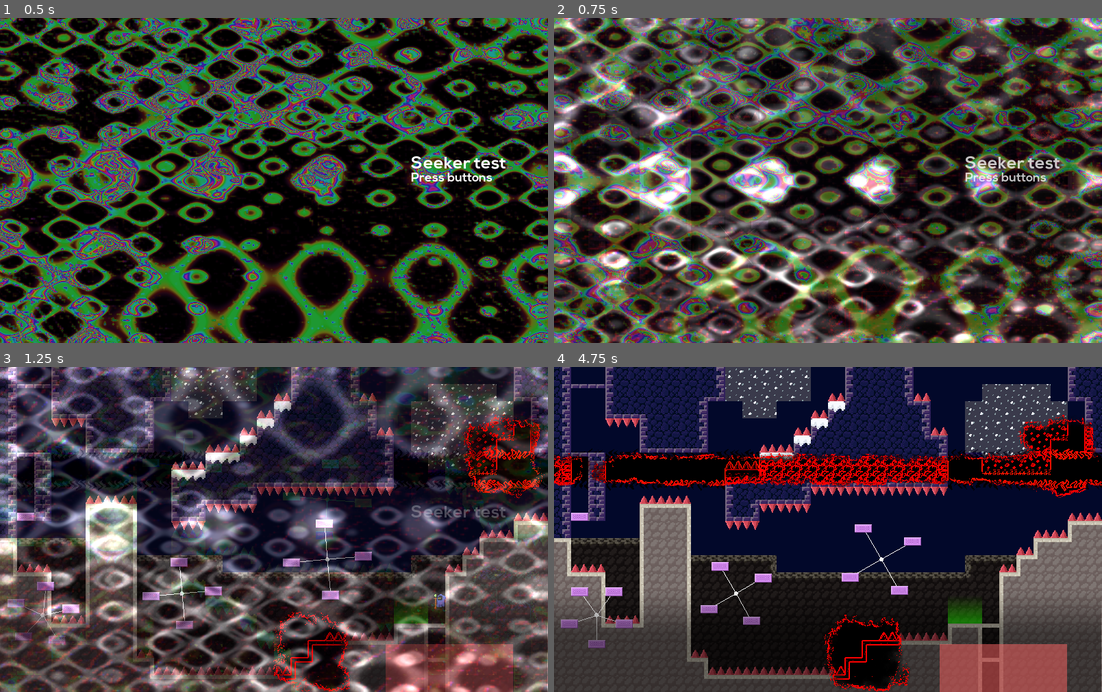
Above: before the commit, frames 1-4 (two rows, left to right).
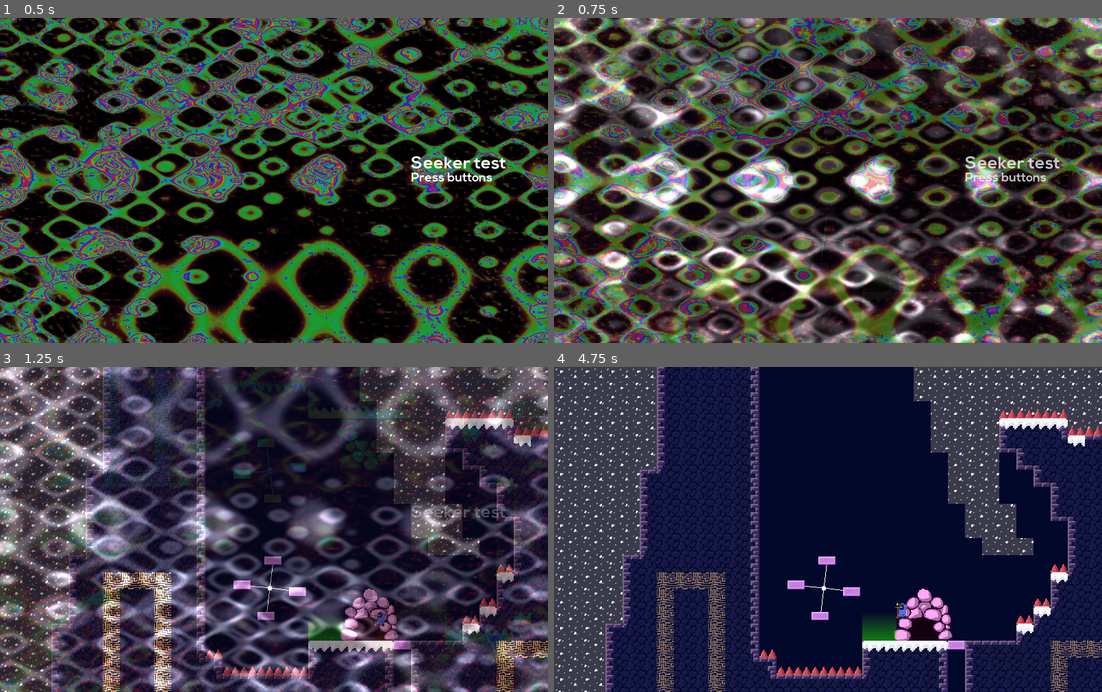
Above: after the commit, the same moments.

Repository: Synthasmagoria/Project-Seeker
Game: Godot game, scene res://ui/menu/menu.tscn
Same seed, same stepped clock (60 frames per second), same inputs: the game is played once before the commit and once after it.
Inputs (mouse positions are in pixels of both pictures, inside the frame that each line leads up to):
- Up to frame 1 (0.5 s): no input
- Up to frame 2 (0.75 s): tap Enter (ui_accept) at 0.5 s; move the mouse to (948, 164) at 0.52 s; hold Right (right) from 0.53 s (still down); tap Z (attack) at 0.6 s
- Up to frame 3 (1.25 s): keep holding Right (right); tap Shift (jump) at 0.77 s
- Up to frame 4 (4.75 s): move the mouse to (718, 545) at 1.27 s; release Right (right) at 1.28 s; hold Down (down) 1.28-2.03 s; tap Ctrl (control) at 1.35 s; tap Shift (jump) at 1.52, 3.02, 3.77, 4.52 s; move the mouse to (882, 458) at 2.02 s; hold Right (right) 2.03-2.78 s; click (882, 458) at 2.1 s; move the mouse to (800, 594) at 2.77 s; hold Up (up) 2.78-3.53 s; tap Z (attack) at 2.85 s; move the mouse to (992, 578) at 3.52 s; hold Ctrl (control) 3.53-4.28 s; hold Left (left) from 3.53 s (still down); move the mouse to (663, 480) at 4.27 s; click (663, 480) at 4.35 s

Frame 1 is identical in both runs. In frame 2, 21% of the frame differs, in the area x 0-100%, y 0-100%; in frame 3, 60%; in frame 4, 78%.

Commit message:
More bugs
- Manual warp displacement didn't work

Diff:
--- a/project/global/sound manager/sound_manager.gd
+++ b/project/global/sound manager/sound_manager.gd
@@ -3,8 +3,7 @@
 const SOUND_STREAMS := 50
 var sound_index := 0
 
-const MUSIC_STREAMS := 2
-var music_index := 0
+onready var music_player = $MusicPlayer
 
 func _ready() -> void:
 	_init_sound_streams()
@@ -13,18 +12,10 @@
 func _init_sound_streams() -> void:
 	for i in SOUND_STREAMS:
 		$SoundStreams.add_child(AudioStreamPlayer.new())
-	for i in MUSIC_STREAMS:
-		$MusicStreams.add_child(AudioStreamPlayer.new())
 
 # Increments the sound index
 func _increment_sound_index() -> void:
 	sound_index = (sound_index + 1) % SOUND_STREAMS
-
-func _increment_music_index() -> void:
-	music_index = (music_index + 1) % MUSIC_STREAMS
-
-func _get_previous_music_index() -> int:
-	return wrapi(music_index - 1, 0, MUSIC_STREAMS - 1)
 
 ## Plays a sound and returns the stream player that was used
 func play_sound(snd : AudioStreamSample) -> AudioStreamPlayer:
@@ -35,24 +26,21 @@
 	return _stream
 
 func play_music(mus : AudioStream) -> AudioStreamPlayer:
+	# Stop if passed null
 	if !mus:
 		stop_music()
 		return null
 
-	var _stream = $MusicStreams.get_child(_get_previous_music_index()) as AudioStreamPlayer
-	print_debug(_stream, _stream.stream, mus)
-	if _stream.playing && _stream.stream == mus:
-		return _stream
+	# Prevent the same music from restarting if attempted to play twice
+	if music_player.playing && music_player.stream.resource_path == mus.resource_path:
+		return music_player
 
-	if _stream.playing:
-		_stream.stop()
+	if music_player.playing:
+		music_player.stop()
 
-	_stream = $MusicStreams.get_child(music_index) as AudioStreamPlayer
-	_stream.stream = mus
-	_stream.play()
-	_increment_music_index()
-	return _stream
+	music_player.stream = mus
+	music_player.play()
+	return music_player
 
 func stop_music() -> void:
-	for n in $MusicStreams.get_children():
-		n.stop()
+	music_player.stop()
--- a/project/global/sound manager/sound_manager.tscn
+++ b/project/global/sound manager/sound_manager.tscn
@@ -7,4 +7,4 @@
 
 [node name="SoundStreams" type="Node" parent="."]
 
-[node name="MusicStreams" type="Node" parent="."]
+[node name="MusicPlayer" type="AudioStreamPlayer" parent="."]
--- a/project/levels/underground 2/first_curse_encounter.tscn
+++ b/project/levels/underground 2/first_curse_encounter.tscn
@@ -16,7 +16,6 @@
 [ext_resource path="res://levels/underground 2/light_area_checker.gd" type="Script" id=14]
 [ext_resource path="res://reusables/white_square.png" type="Texture" id=15]
 [ext_resource path="res://levels/underground 2/music/underground.wav" type="AudioStream" id=16]
-[ext_resource path="res://reusables/follow_2d.gd" type="Script" id=17]
 [ext_resource path="res://objects/popup.gd" type="Script" id=18]
 [ext_resource path="res://ui/menu/Nexa Bold.otf" type="DynamicFontData" id=19]
 [ext_resource path="res://levels/underground 2/misc/darkness_gradient.tres" type="Texture" id=20]
@@ -158,12 +157,6 @@
 visible = true
 texture = ExtResource( 20 )
 
-[node name="FollowPlayer" parent="Foreground" index="1"]
-script = ExtResource( 17 )
-on_ready = true
-offset = Vector2( 0, 0 )
-follow_group = "player"
-
 [node name="CurseArea2" parent="Foreground" index="3" instance=ExtResource( 2 )]
 modulate = Color( 0.498039, 1, 0.831373, 0.5 )
 position = Vector2( 656, 606 )
@@ -190,13 +183,13 @@
 
 [node name="RichTextLabel" type="RichTextLabel" parent="Foreground/Popup2D" index="1"]
 margin_left = -64.0
-margin_top = -140.0
+margin_top = -112.0
 margin_right = 88.0
-margin_bottom = -59.0
+margin_bottom = -52.0
 custom_fonts/normal_font = SubResource( 7 )
 text = "Hide from the curse
-by pressing up by the
-pink rocks"
+by pressing up by
+the pink rocks"
 
 [node name="Area2D" parent="Foreground" index="7" instance=ExtResource( 21 )]
 position = Vector2( 832, 512 )
--- a/project/levels/underground 2/forced_stomp.tscn
+++ b/project/levels/underground 2/forced_stomp.tscn
@@ -31,8 +31,11 @@
 [node name="CurseSpawner" parent="Background" index="3"]
 position = Vector2( 512, 800 )
 
+[node name="CurseSpawner" parent="Background/CurseSpawner" index="0"]
+modulate = Color( 0.498039, 1, 0.831373, 0.5 )
+
 [node name="PlayerStart" parent="Middle" index="0"]
-position = Vector2( 808, 1056 )
+position = Vector2( 752, 104 )
 
 [node name="MountainRock" parent="Middle" index="1"]
 tile_data = PoolIntArray( -1, 0, 1, -65536, 0, 2, -65535, 0, 2, -65534, 0, 2, -65533, 0, 2, -65532, 0, 2, -65531, 0, 2, …(7569 unchanged characters)…
@@ -201,28 +204,19 @@
 follow_group = "player"
 
 [node name="CurseArea3" parent="Foreground" index="2" instance=ExtResource( 5 )]
-modulate = Color( 0.498039, 1, 0.831373, 0.5 )
 position = Vector2( 584, 1144 )
 extents = Vector2( 48, 48 )
 
 [node name="CurseArea4" parent="Foreground" index="3" instance=ExtResource( 5 )]
-modulate = Color( 0.498039, 1, 0.831373, 0.5 )
 position = Vector2( 944, 776 )
 extents = Vector2( 48, 48 )
 
 [node name="CurseArea5" parent="Foreground" index="4" instance=ExtResource( 5 )]
-modulate = Color( 0.498039, 1, 0.831373, 0.5 )
 position = Vector2( 984, 24 )
 extents = Vector2( 48, 64 )
 
-[node name="FollowPlayer" parent="Foreground" index="5"]
-script = ExtResource( 8 )
-on_ready = true
-offset = Vector2( 0, 0 )
-follow_group = "player"
-
 [node name="LightChecker" parent="Foreground" index="6"]
-visible = true
+visible = false
 position = Vector2( 840, 1304 )
 scale = Vector2( 7.44, 11.12 )
 
--- a/project/levels/underground 2/long_boost.tscn
+++ b/project/levels/underground 2/long_boost.tscn
@@ -1,8 +1,7 @@
-[gd_scene load_steps=15 format=2]
+[gd_scene load_steps=14 format=2]
 
 [ext_resource path="res://levels/underground 2/parents/cm_parent.tscn" type="PackedScene" id=1]
 [ext_resource path="res://objects/warp.gd" type="Script" id=2]
-[ext_resource path="res://objects/follow_camera.gd" type="Script" id=3]
 [ext_resource path="res://objects/node wheel/node_wheel_state.tscn" type="PackedScene" id=4]
 [ext_resource path="res://objects/platform/platform.tscn" type="PackedScene" id=5]
 [ext_resource path="res://objects/node wheel/node_wheel_path.gd" type="Script" id=6]
@@ -37,6 +36,9 @@
 
 [node name="Rock" parent="Background" index="1"]
 tile_data = PoolIntArray( 524287, 0, 0, 458752, 0, 1, 458753, 0, 1, 458754, 0, 1, 458755, 0, 1, 458756, 0, 1, 458757, 0 …(20172 unchanged characters)…
+
+[node name="CurseSpawner" parent="Background/CurseSpawner" index="0"]
+modulate = Color( 0.498039, 1, 0.831373, 0.5 )
 
 [node name="PlayerStart" parent="Middle" index="0"]
 position = Vector2( 16, 272 )
@@ -177,7 +179,6 @@
 position = Vector2( -2.08624, -55.752 )
 
 [node name="CurseArea" parent="Middle" index="12" instance=ExtResource( 8 )]
-modulate = Color( 0.498039, 1, 0.831373, 0.5 )
 position = Vector2( 664, 1040 )
 extents = Vector2( 128, 32 )
 
@@ -185,18 +186,12 @@
 texture = SubResource( 4 )
 
 [node name="LightChecker" parent="Foreground" index="2"]
+visible = false
 position = Vector2( 544, 775.04 )
 scale = Vector2( 37, 30.06 )
 
-[node name="FollowCamera2D" parent="Foreground" index="3"]
-current = false
-
-[node name="Area2D" parent="Foreground" index="5" instance=ExtResource( 10 )]
+[node name="Area2D" parent="Foreground" index="4" instance=ExtResource( 10 )]
 position = Vector2( 96, 288 )
-
-[node name="FollowCamera2D" type="Camera2D" parent="." index="4"]
-current = true
-script = ExtResource( 3 )
 
 [editable path="Background/CurseSpawner"]
 [editable path="Middle/NodeWheelPath2D/NodeWheelState4"]
--- a/project/levels/underground 2/parents/cm_parent.tscn
+++ b/project/levels/underground 2/parents/cm_parent.tscn
@@ -22,7 +22,7 @@
 hide_snow_fg = true
 
 [node name="CurseSpawner" parent="Background" index="3" instance=ExtResource( 12 )]
-position = Vector2( 512, 224 )
+position = Vector2( 512, 216 )
 
 [node name="CurseSpawner" parent="Background/CurseSpawner" index="0"]
 modulate = Color( 0.498039, 1, 0.831373, 0.5 )
@@ -44,12 +44,11 @@
 texture = ExtResource( 4 )
 
 [node name="LightChecker" type="Sprite" parent="Foreground" index="2"]
-visible = false
 modulate = Color( 1, 0.39, 0.39, 0.509804 )
-position = Vector2( 544, 472 )
+position = Vector2( 544, 504 )
 scale = Vector2( 37, 11.12 )
 texture = ExtResource( 15 )
 script = ExtResource( 14 )
-light_node_path = NodePath("../FollowPlayer")
+light_node_path = NodePath("../VisibilityOnReady/PlayerLight")
 
 [editable path="Background/CurseSpawner"]
--- a/project/levels/underground 2/parents/parent.tscn
+++ b/project/levels/underground 2/parents/parent.tscn
@@ -57,12 +57,12 @@
 script = ExtResource( 5 )
 visibility_on_ready = true
 
-[node name="FollowPlayer" type="Node2D" parent="Foreground"]
+[node name="VisibilityOnReady" type="Node2D" parent="Foreground"]
 script = ExtResource( 5 )
 visibility_on_ready = true
 
-[node name="PlayerLight" type="Light2D" parent="Foreground/FollowPlayer"]
-position = Vector2( -240, -176 )
+[node name="PlayerLight" type="Light2D" parent="Foreground/VisibilityOnReady"]
+position = Vector2( -400, -192 )
 scale = Vector2( 4, 4 )
 z_index = 3
 texture = ExtResource( 11 )
--- a/project/levels/underground 2/platform_momentum.tscn
+++ b/project/levels/underground 2/platform_momentum.tscn
@@ -25,7 +25,7 @@
 position = Vector2( 496, 520 )
 
 [node name="Rock" parent="Middle" index="1"]
-tile_data = PoolIntArray( -1, 0, 0, -65536, 0, 1, -65535, 0, …(1360 unchanged characters)… 96635, 0, 65536, 196636, 0, 65538, 196637, 1, 1, 196638, 1, 1, 196639, 0, 65536, 196640, 0, 65538, 327679, 0, 65536, 262144, 0, 65537, 262145, 0, 65537, 262146, 0, 65537, 262147, 0, 65538, 262164, 0, 65536, 262165, 0, 65538, 262171, 0, 65536, 262172, 0, 65538, 262175, 0, 65536, 262176, 0, 65538, 39 …(3680 unchanged characters)…
+tile_data = PoolIntArray( -1, 0, 0, -65536, 0, 1, -65535, 0, …(1360 unchanged characters)… 96635, 0, 65536, 196636, 0, 65538, 196639, 0, 65536, 196640, 0, 65538, 327679, 0, 65536, 262144, 0, 65537, 262145, 0, 65537, 262146, 0, 65537, 262147, 0, 65538, 262164, 0, 65536, 262165, 0, 65538, 262171, 0, 65536, 262172, 0, 65538, 262173, 1, 1, 262174, 1, 1, 262175, 0, 65536, 262176, 0, 65538, 39 …(3680 unchanged characters)…
 
 [node name="Spikes" parent="Middle" index="2"]
 tile_data = PoolIntArray( 1179688, 2, 0, 1179689, 2, 0, 1179690, 2, 0, 1179691, 2, 0, 1179702, 2, 0, 1179703, 2, 0, 117 …(987 unchanged characters)…
@@ -119,7 +119,7 @@
 script = ExtResource( 4 )
 
 [node name="Platform2" parent="Middle" index="10" instance=ExtResource( 2 )]
-position = Vector2( 960, 104 )
+position = Vector2( 960, 136 )
 scale = Vector2( 2, 1 )
 script = ExtResource( 4 )
 
@@ -128,8 +128,19 @@
 scale = Vector2( 2, 1 )
 script = ExtResource( 4 )
 
-[node name="WarpDown" type="Area2D" parent="Middle" index="12"]
+[node name="WarpUp" type="Area2D" parent="Middle" index="12"]
 position = Vector2( 720, -16 )
+collision_layer = 0
+collision_mask = 2
+monitorable = false
+script = ExtResource( 6 )
+level_scene_path = "res://levels/underground 2/first_curse_encounter.tscn"
+
+[node name="CollisionShape2D" type="CollisionShape2D" parent="Middle/WarpUp" index="0"]
+shape = SubResource( 1 )
+
+[node name="WarpDown" type="Area2D" parent="Middle" index="13"]
+position = Vector2( 308, 624 )
 collision_layer = 0
 collision_mask = 2
 monitorable = false
@@ -139,16 +150,5 @@
 [node name="CollisionShape2D" type="CollisionShape2D" parent="Middle/WarpDown" index="0"]
 shape = SubResource( 1 )
 
-[node name="WarpUp" type="Area2D" parent="Middle" index="13"]
-position = Vector2( 308, 624 )
-collision_layer = 0
-collision_mask = 2
-monitorable = false
-script = ExtResource( 6 )
-level_scene_path = "res://levels/underground 2/first_curse_encounter.tscn"
-
-[node name="CollisionShape2D" type="CollisionShape2D" parent="Middle/WarpUp" index="0"]
-shape = SubResource( 1 )
-
 [node name="Area2D" parent="Foreground" index="4" instance=ExtResource( 8 )]
 position = Vector2( 448, 544 )
--- a/project/objects/warp.gd
+++ b/project/objects/warp.gd
@@ -53,7 +53,9 @@
 			_pos.y += _bounds.size.y
 		elif _pos.y > _bounds.end.y:
 			_pos.y -= _bounds.size.y
-		Game.player.global_position = _pos + displacement
+		Game.player.global_position = _pos
+
+	Game.player.position += displacement
 
 
 	LevelManager.change_from_path(level_scene_path)
Not shown: 1 places in project/levels/underground 2/first_curse_encounter.tscn that only renumber resources
Not shown, changed: project/save.dat
